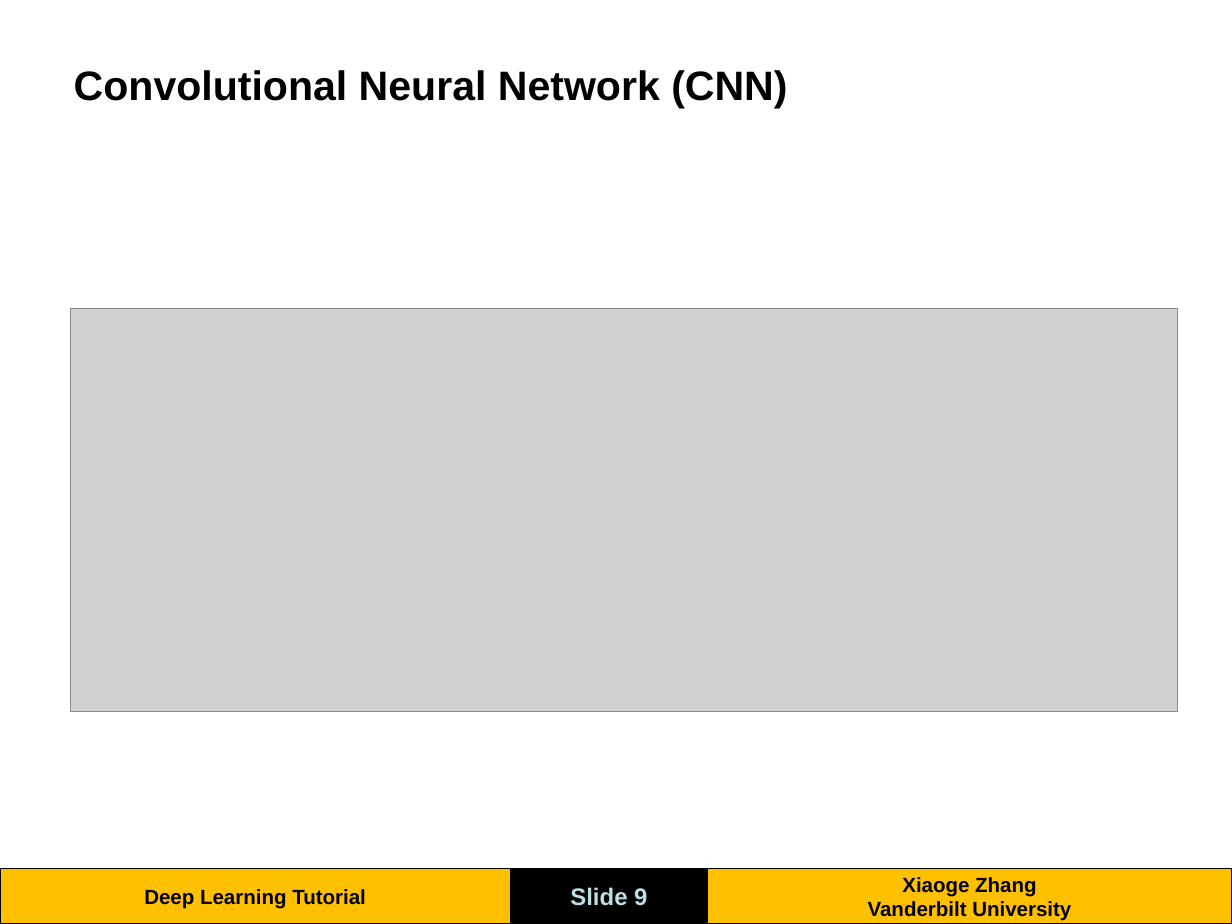
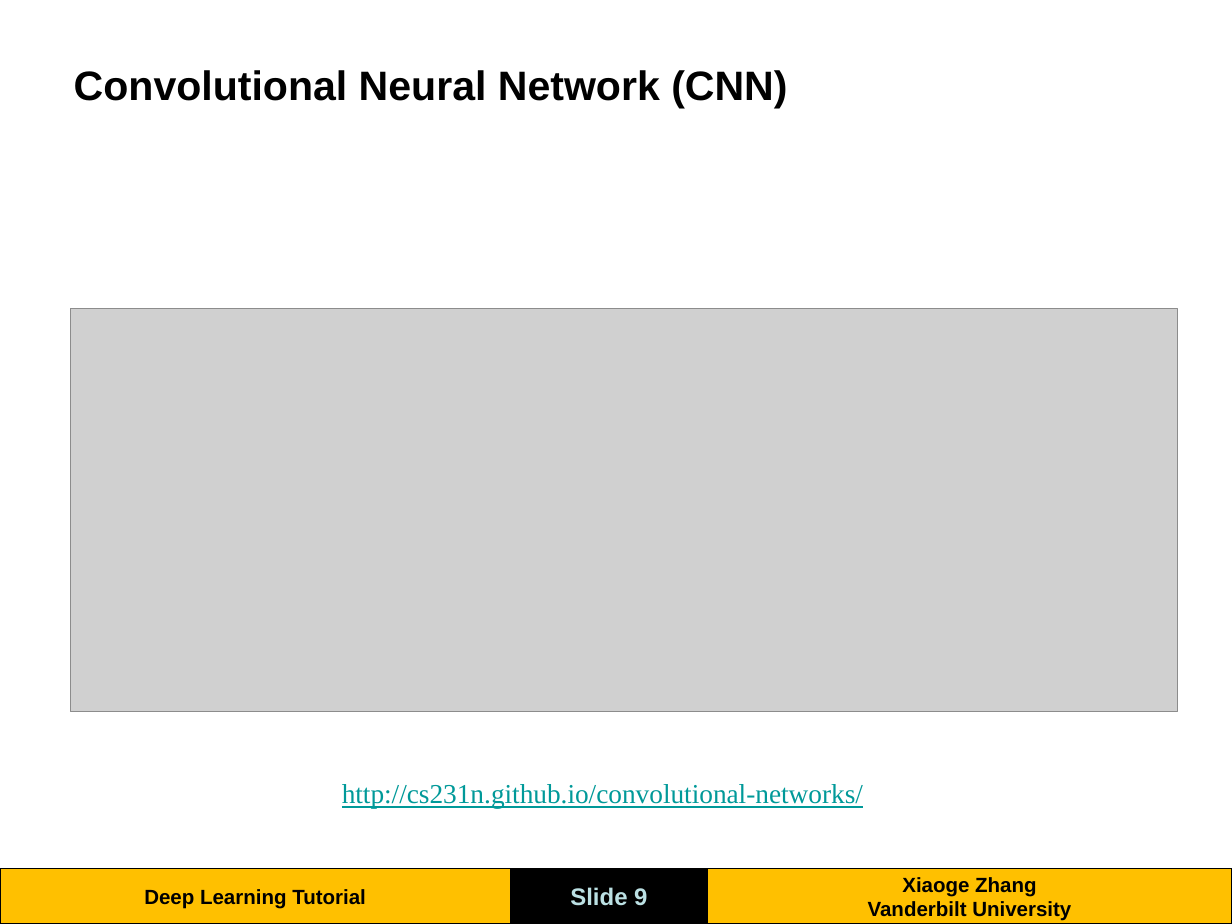
Before and after one commit to zxgcqupt/DNN_Tutorial, a slide deck: slide 9 of Deep learning.pptx. Drawn at 1232x924 pixels with LibreOffice and Linux fonts; fonts in the diff are those of the drawing; grey boxes stand for pictures; background and template pictures are left out. Boxes give left, top, right and bottom in pixels: in the first picture for what was removed or moved away, otherwise in the second. Text is boxed around its words. In the diff, an @@ line names an element or a change of style, - is before the commit and + after.

```diff
--- a/Deep learning.pptx
+++ b/Deep learning.pptx
@@ text added at (342, 784, 863, 808), 16 pt, text #009999, underline @@
+http://cs231n.github.io/convolutional-networks/
```
Also in this commit, not shown: 2 other slides changed, 1 other file.
